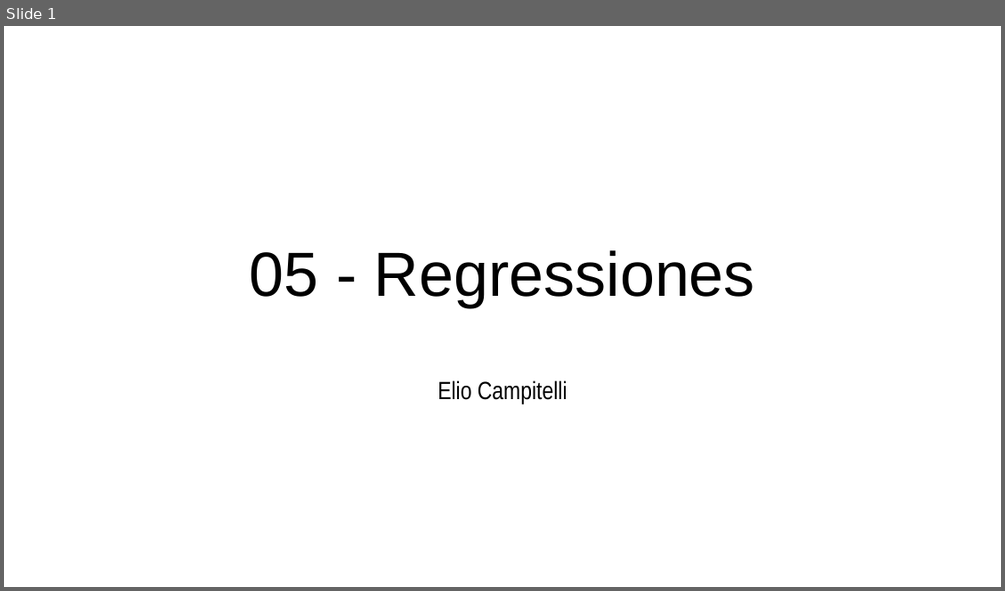
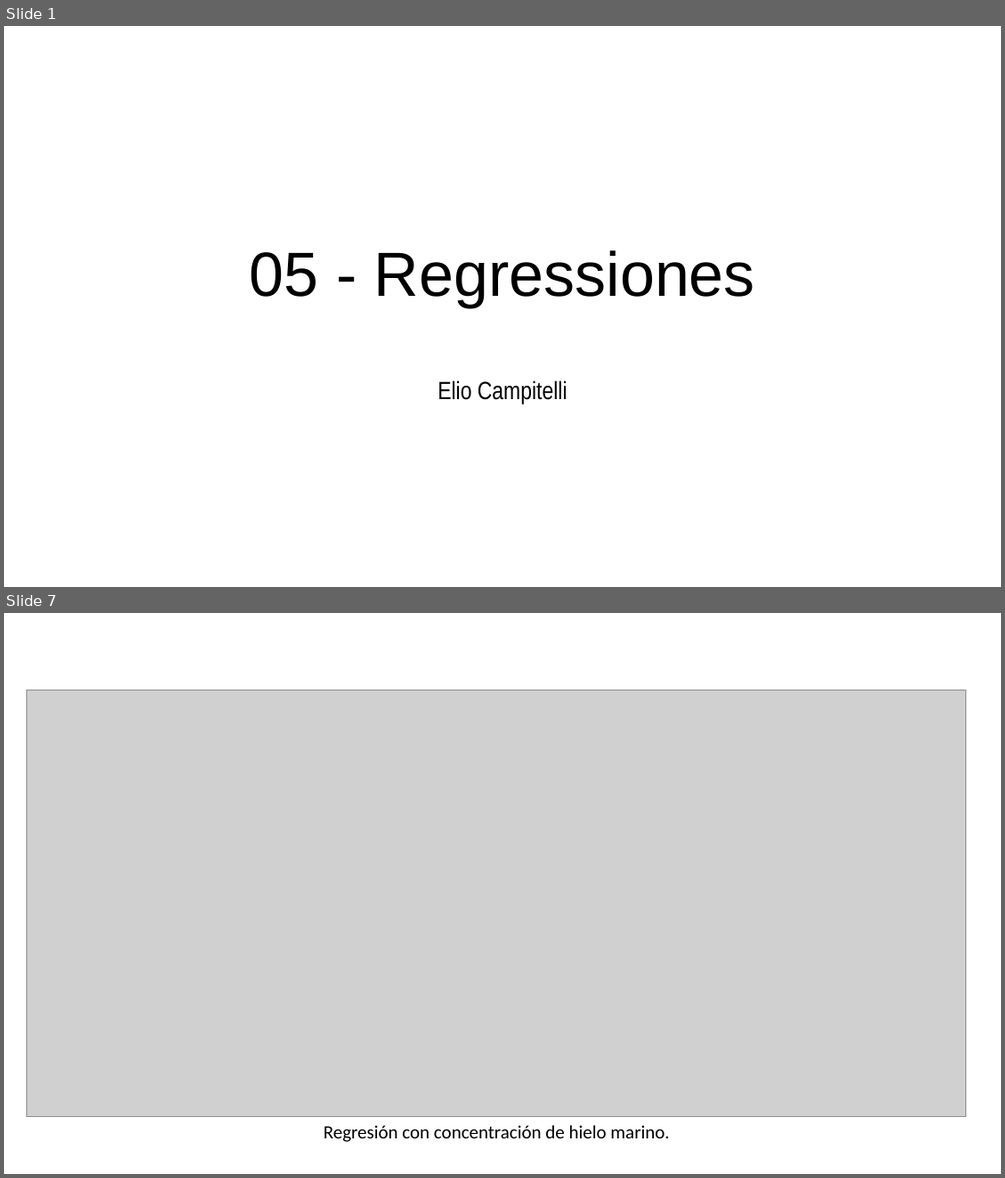
Before and after one commit to eliocamp/onda3, a slide deck: 05-regressiones.pptx. Shown one above the other, each under a label of ours: slide 1 before the commit, slides 1 and 7 after it; the slides between them are not shown. The pictures are 1005x591 and 1005x1178 pixels, drawn with LibreOffice and Linux fonts; fonts in the diff are those of the drawing; grey boxes stand for pictures. Boxes give left, top, right and bottom in pixels: in the first picture for what was removed or moved away, otherwise in the second. Text is boxed around its words. In the diff, an @@ line names an element or a change of style, - is before the commit and + after.

```diff
--- a/05-regressiones.pptx
+++ b/05-regressiones.pptx
@@ slide 7 added at (x1=4, y1=613, x2=1001, y2=1174), background #FFFFFF @@
@@ picture added at (x1=27, y1=690, x2=966, y2=1117) @@
@@ text added at (x1=324, y1=1125, x2=669, y2=1142), 18 pt, text #000000 @@
+Regresión con concentración de hielo marino.
```
Also in this commit, not shown: 3 other slides added, 2 slides removed, 5 other files.
